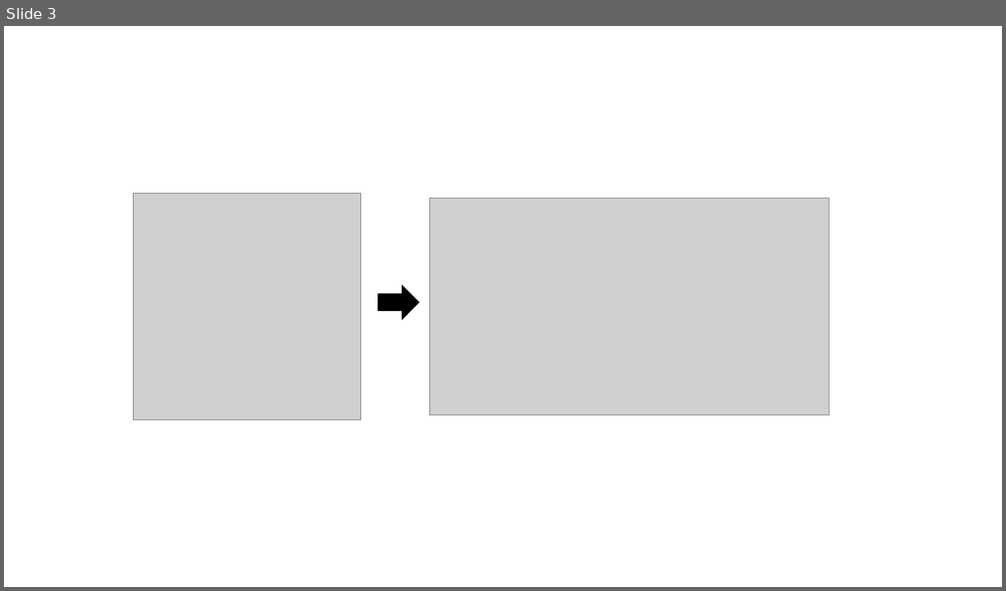
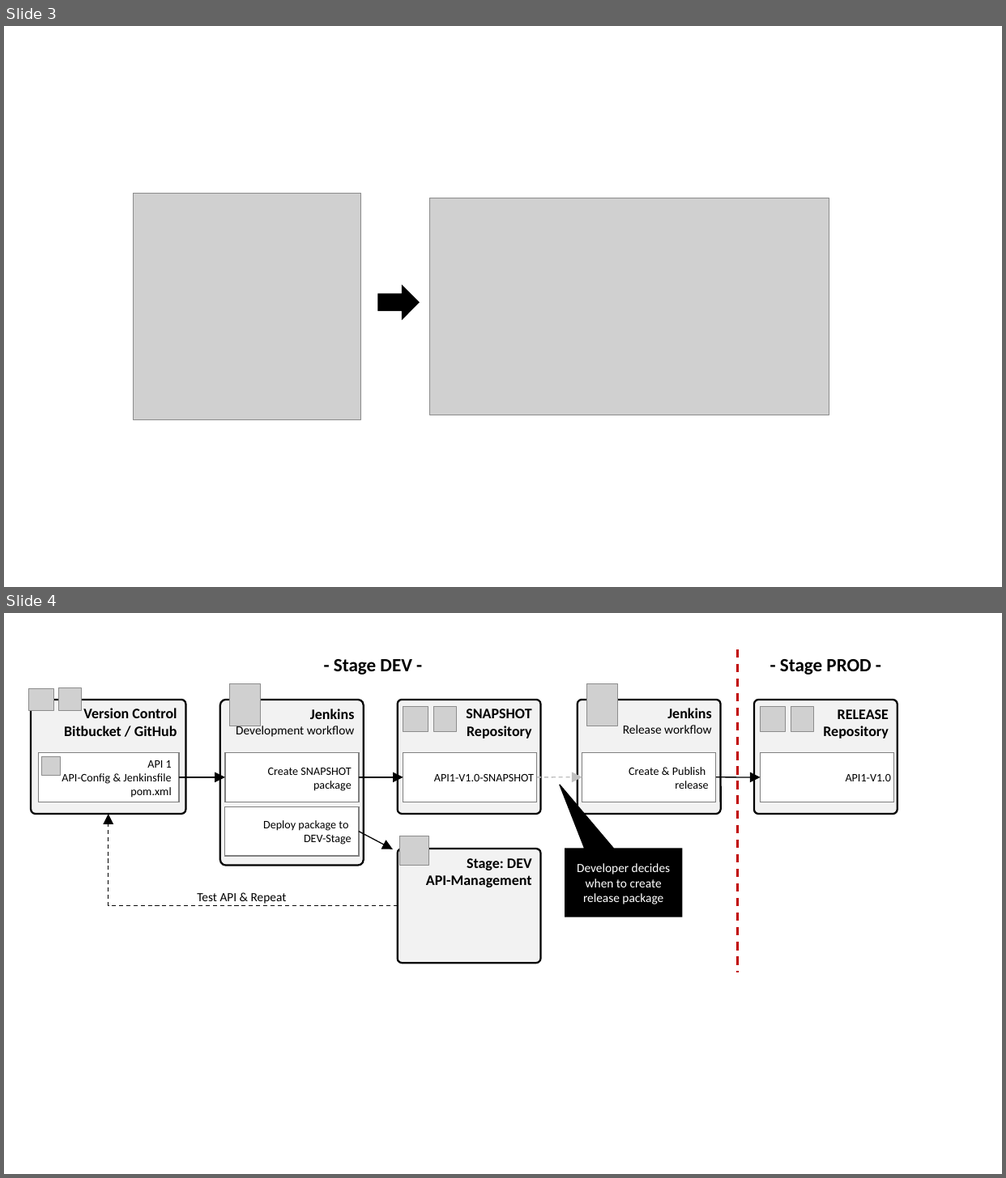
Before and after one commit to Axway-API-Management-Plus/apim-cli, a slide deck: misc/documentation/Images.pptx. Shown one above the other, each under a label of ours: slide 3 before the commit, slides 3 and 4 after it. The pictures are 1006x591 and 1006x1178 pixels, drawn with LibreOffice and Linux fonts; fonts in the diff are those of the drawing; grey boxes stand for pictures; background and template pictures are left out. Boxes give left, top, right and bottom in pixels: in the first picture for what was removed or moved away, otherwise in the second. Text is boxed around its words. In the diff, an @@ line names an element or a change of style, - is before the commit and + after.

```diff
--- a/misc/documentation/Images.pptx
+++ b/misc/documentation/Images.pptx
@@ slide 4 added at <box>4,613,1002,1174</box>, background #FFFFFF @@
@@ text added at <box>334,659,411,675</box>, 18 pt, text #000000, bold @@
+- Stage DEV -
@@ line added from (738, 649) to (738, 973), #C00000 2 pt dashed @@
@@ text added at <box>780,659,871,675</box>, 18 pt, text #000000, bold @@
+- Stage PROD -
@@ picture added at <box>229,683,260,726</box> @@
@@ picture added at <box>587,683,618,726</box> @@
@@ picture added at <box>28,688,53,711</box> @@
@@ rounded rectangle added at <box>31,700,186,815</box>, fill #F2F2F2, outline #000000 1.75 pt, 14 pt, text #000000, bold @@
+Version Control
+Bitbucket / GitHub
@@ picture added at <box>58,688,81,711</box> @@
@@ rounded rectangle added at <box>220,700,364,866</box>, fill #F2F2F2, outline #000000 1.75 pt, 12 pt, text #000000 @@
+Jenkins
+Development workflow
@@ rounded rectangle added at <box>398,700,541,815</box>, fill #F2F2F2, outline #000000 1.75 pt, 14 pt, text #000000, bold @@
+SNAPSHOT
+Repository
@@ picture added at <box>403,707,428,731</box> @@
@@ picture added at <box>434,707,456,731</box> @@
@@ rounded rectangle added at <box>577,700,720,815</box>, fill #F2F2F2, outline #000000 1.75 pt, 12 pt, text #000000 @@
+Jenkins
+Release workflow
@@ rounded rectangle added at <box>754,700,897,815</box>, fill #F2F2F2, outline #000000 1.75 pt, 14 pt, text #000000, bold @@
+RELEASE
+Repository
@@ picture added at <box>760,707,785,731</box> @@
@@ picture added at <box>791,707,813,731</box> @@
@@ rectangle added at <box>39,753,179,803</box>, fill #FFFFFF, outline #808080 1 pt, 11 pt, text #000000 @@
+API 1
+API-Config & Jenkinsfile
+pom.xml
@@ picture added at <box>41,756,60,776</box> @@
@@ rectangle added at <box>225,753,359,803</box>, fill #FFFFFF, outline #808080 1 pt, 11 pt, text #000000 @@
+Create SNAPSHOT package
@@ rectangle added at <box>403,753,537,803</box>, fill #FFFFFF, outline #808080 1 pt, 11 pt, text #000000 @@
+API1-V1.0-SNAPSHOT
@@ rectangle added at <box>582,753,716,803</box>, fill #FFFFFF, outline #808080 1 pt, 11 pt, text #000000 @@
+Create & Publish
+release
@@ rectangle added at <box>760,753,894,803</box>, fill #FFFFFF, outline #808080 1 pt, 11 pt, text #000000 @@
+API1-V1.0
@@ arrow added from (179, 777) to (225, 777), #000000 1 pt @@
@@ arrow added from (359, 777) to (403, 777), #000000 1 pt @@
@@ arrow added from (537, 777) to (582, 777), #BFBFBF 1 pt dashed @@
@@ arrow added from (716, 777) to (760, 777), #000000 1 pt @@
@@ rectangle added at <box>225,807,359,856</box>, fill #FFFFFF, outline #808080 1 pt, 11 pt, text #000000 @@
+Deploy package to
+DEV-Stage
@@ elbow arrow added from (398, 905) to (108, 814), #000000 1 pt dashed @@
@@ arrow added from (359, 832) to (393, 850), #000000 1 pt @@
@@ rounded rectangle added at <box>398,849,541,964</box>, fill #F2F2F2, outline #000000 1.75 pt, 14 pt, text #000000, bold @@
+Stage: DEV
+API-Management
@@ picture added at <box>400,836,429,866</box> @@
@@ speech box added at <box>565,849,682,917</box>, fill #000000, outline #000000 1 pt, 12 pt, text #FFFFFF @@
+Developer decides when to create release package
@@ text added at <box>197,893,287,904</box>, 12 pt, text #000000 @@
+Test API & Repeat
```
Also in this commit, not shown: 1 slide changed, 1 other slide added, 2 other files.
